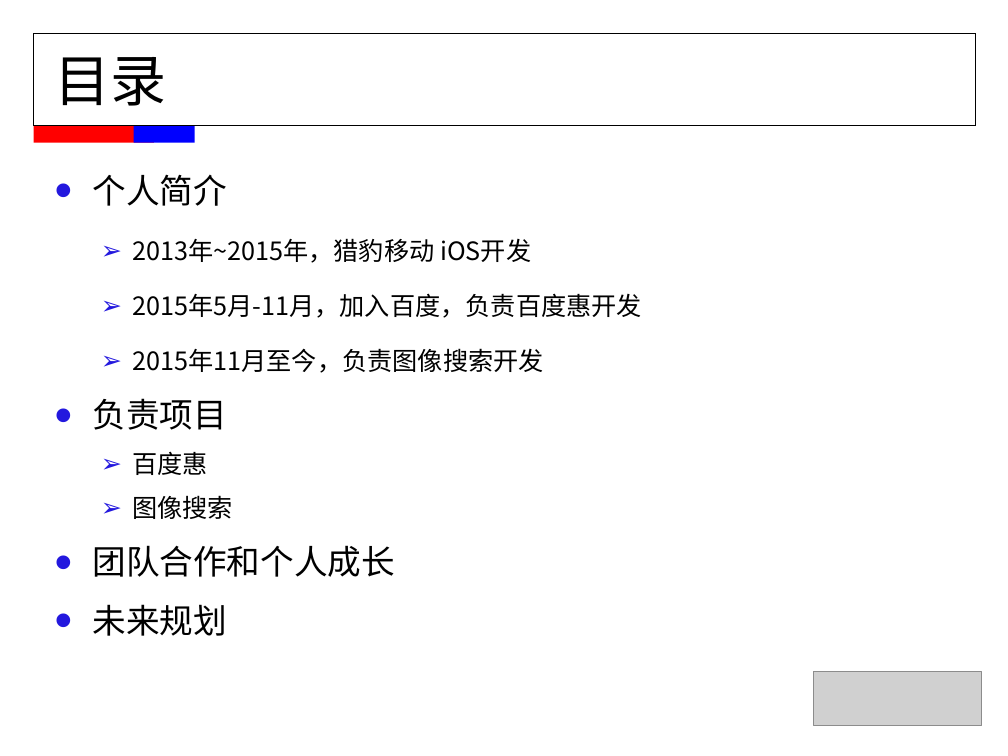
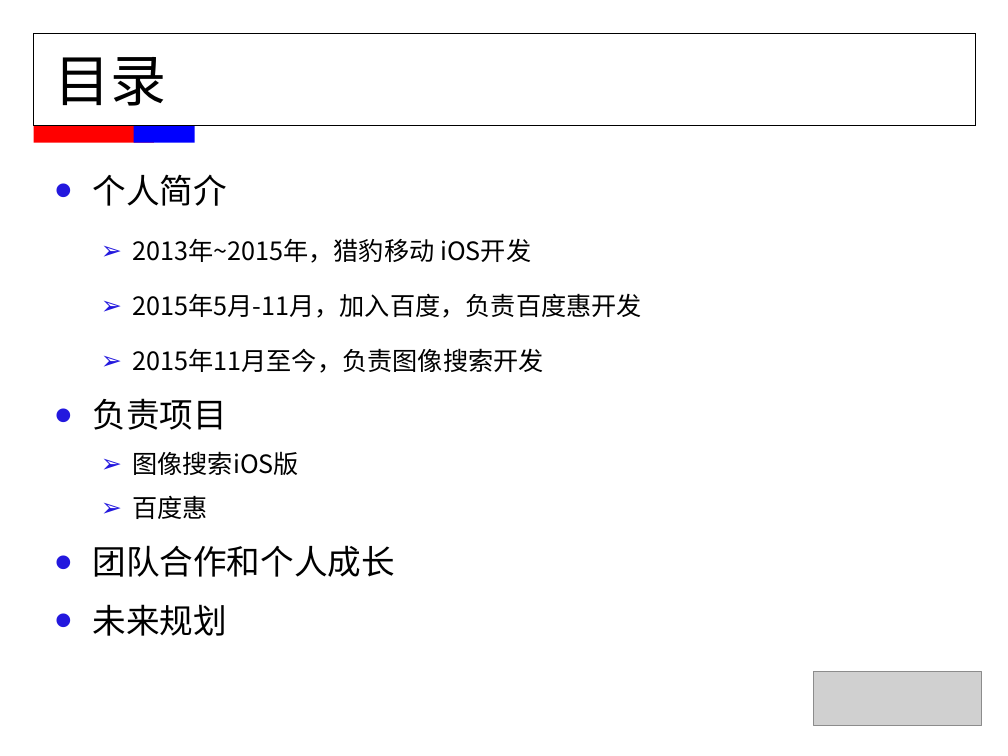
Before and after one commit to FridayAndHoliday/ElenaCodeManager, a slide deck: slide 2 of document/MMS职称评定-董伟平.ppt. Drawn at 1008x756 pixels with LibreOffice and Linux fonts; fonts in the diff are those of the drawing; grey boxes stand for pictures. Boxes give left, top, right and bottom in pixels: in the first picture for what was removed or moved away, otherwise in the second. Text is boxed around its words. In the diff, an @@ line names an element or a change of style, - is before the commit and + after.

```diff
--- a/document/MMS职称评定-董伟平.ppt
+++ b/document/MMS职称评定-董伟平.ppt
@@ text at bbox=[132, 451, 299, 475]: paragraph added @@
+  ➢ 图像搜索iOS版
@@ text at bbox=[132, 495, 233, 519]: paragraph removed @@
-  ➢ 图像搜索
```
Also in this commit, not shown: 3 other slides changed, 2 slides added, 2 slides removed.
